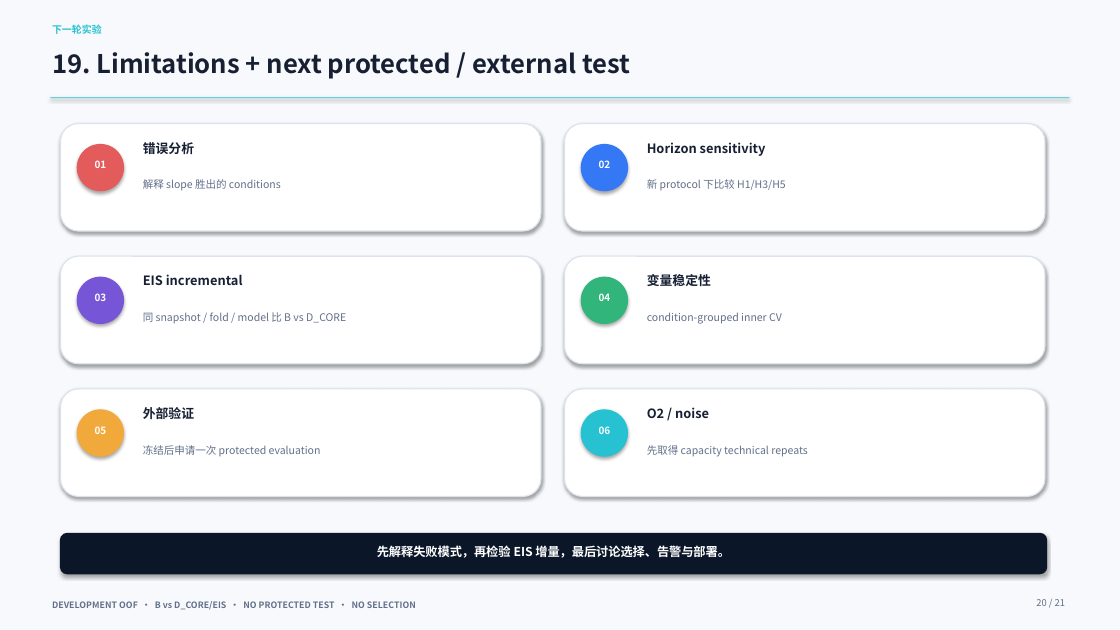
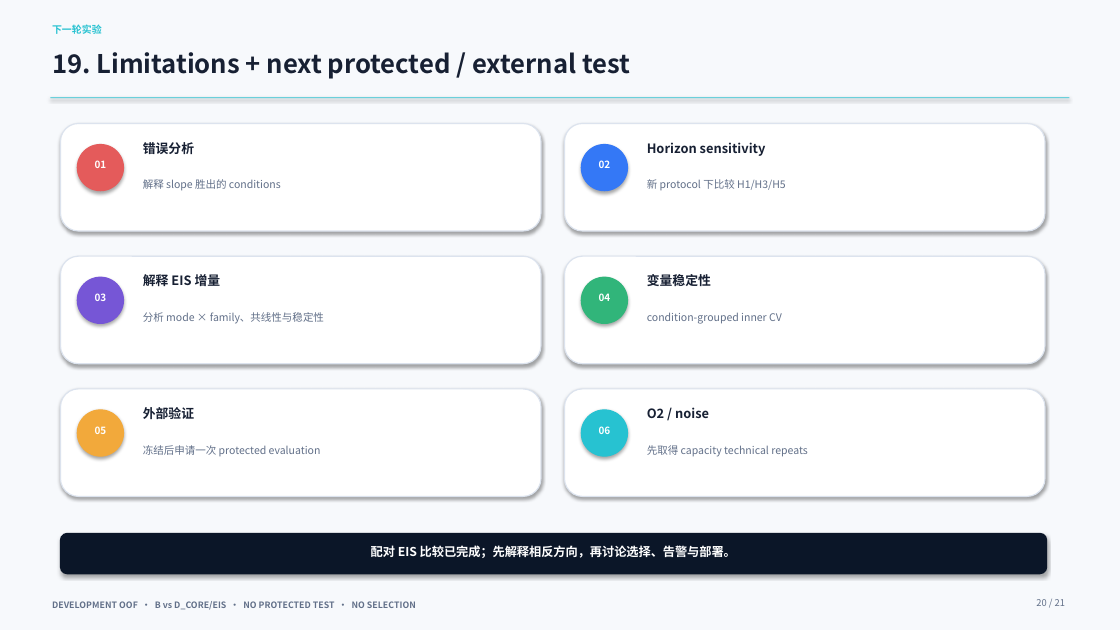
Before and after one commit to rockyzl/battery-eis-soh-benchmark, a slide deck: slide 20 of docs/slides/battery-early-warning-research-seminar-kit-b-vs-dcore-development-oof.pptx. Drawn at 1120x630 pixels with LibreOffice and Linux fonts; fonts in the diff are those of the drawing. Boxes give left, top, right and bottom in pixels: in the first picture for what was removed or moved away, otherwise in the second. Text is boxed around its words. In the diff, an @@ line names an element or a change of style, - is before the commit and + after.

```diff
--- a/docs/slides/battery-early-warning-research-seminar-kit-b-vs-dcore-development-oof.pptx
+++ b/docs/slides/battery-early-warning-research-seminar-kit-b-vs-dcore-development-oof.pptx
@@ text at [143,272,221,290]: text changed @@
-EIS incremental
+解释 EIS 增量
@@ text at [143,312,324,324]: text changed @@
-同 snapshot / fold / model 比 B vs D_CORE
+分析 mode × family、共线性与稳定性
@@ text at [371,545,736,558]: text changed @@
-先解释失败模式，再检验 EIS 增量，最后讨论选择、告警与部署。
+配对 EIS 比较已完成；先解释相反方向，再讨论选择、告警与部署。
```
Also in this commit, not shown: 1 other slide changed, 6 other files.
